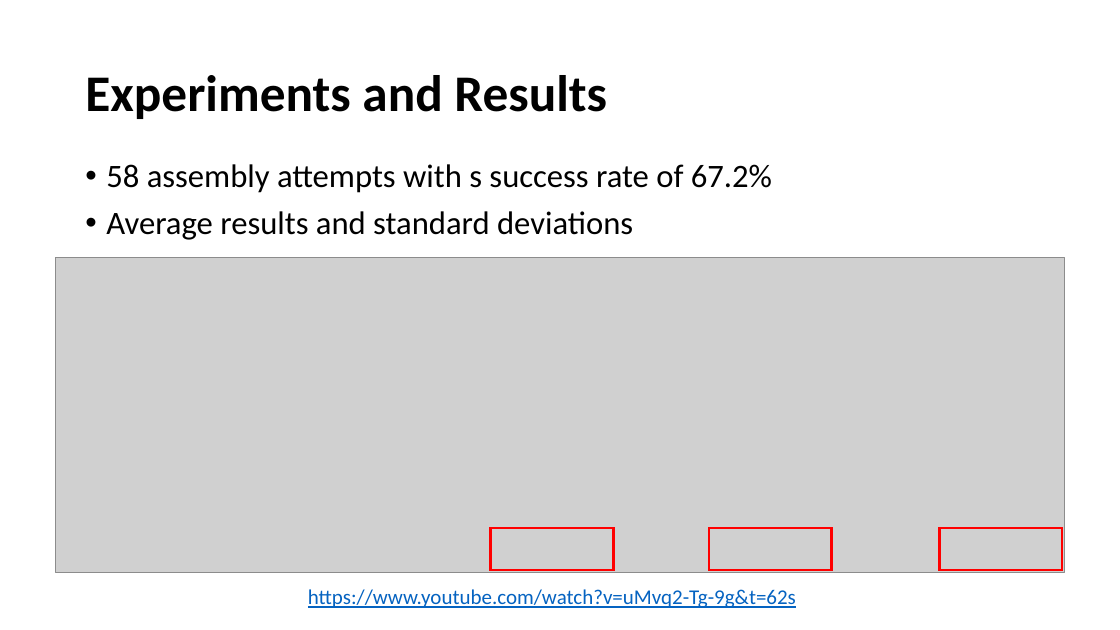
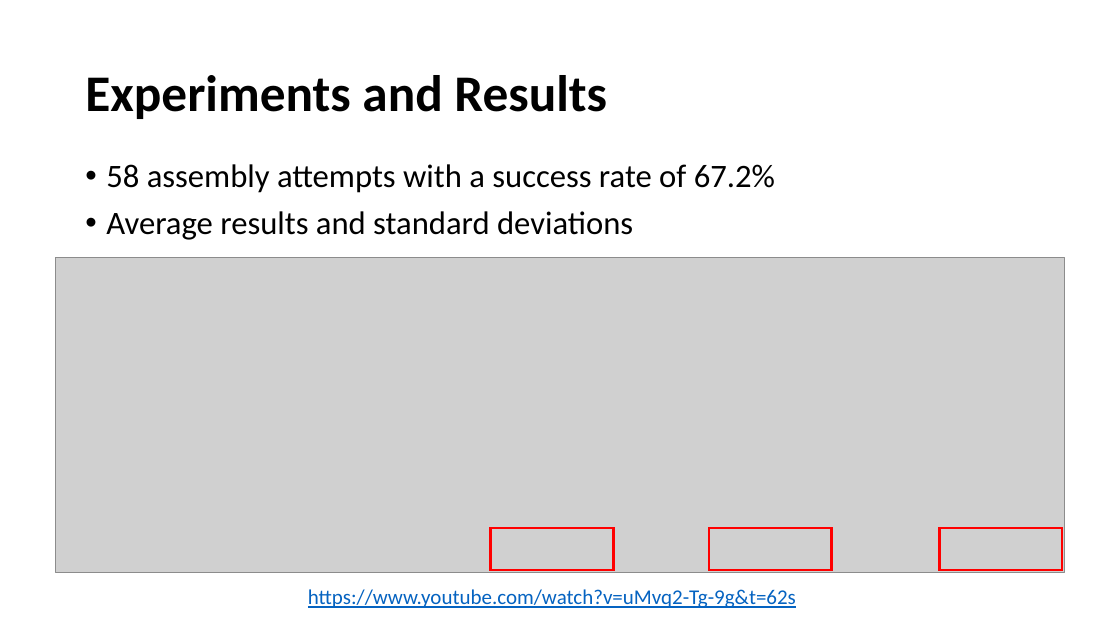
Before and after one commit to farjon/IRS_course, a slide deck: slide 8 of FinalProject/FinalProject.pptx. Drawn at 1120x630 pixels with LibreOffice and Linux fonts; fonts in the diff are those of the drawing; grey boxes stand for pictures. Boxes give left, top, right and bottom in pixels: in the first picture for what was removed or moved away, otherwise in the second. Text is boxed around its words. In the diff, an @@ line names an element or a change of style, - is before the commit and + after.

```diff
--- a/FinalProject/FinalProject.pptx
+++ b/FinalProject/FinalProject.pptx
@@ text at bbox=[106, 164, 775, 193]: text changed @@
-• 58 assembly attempts with s success rate of 67.2%
+• 58 assembly attempts with a success rate of 67.2%
```
Also in this commit, not shown: 5 other slides changed, 1 other file.
